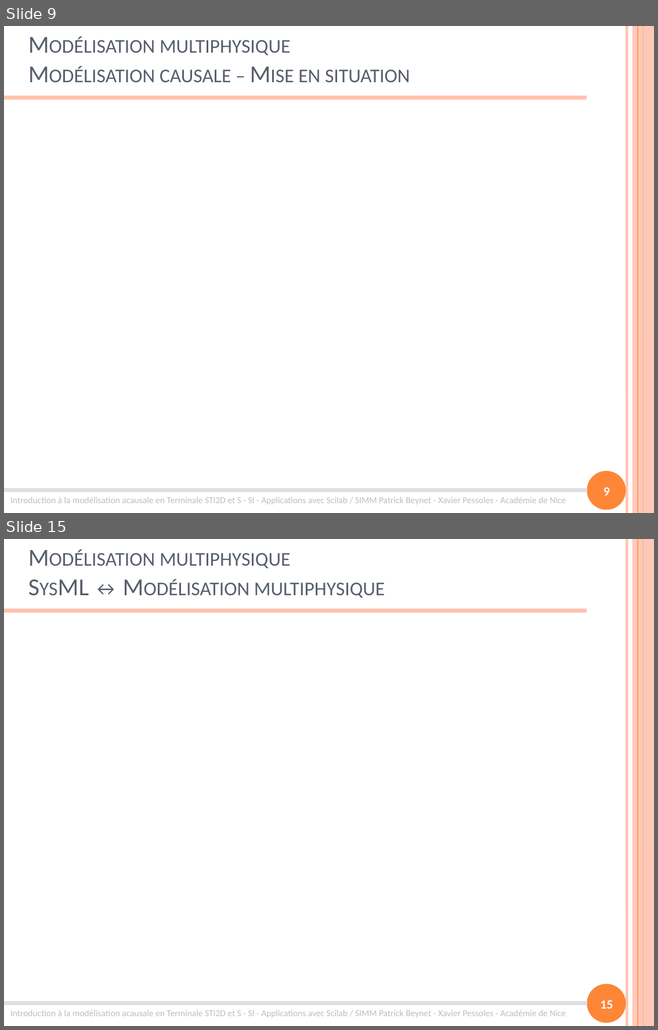
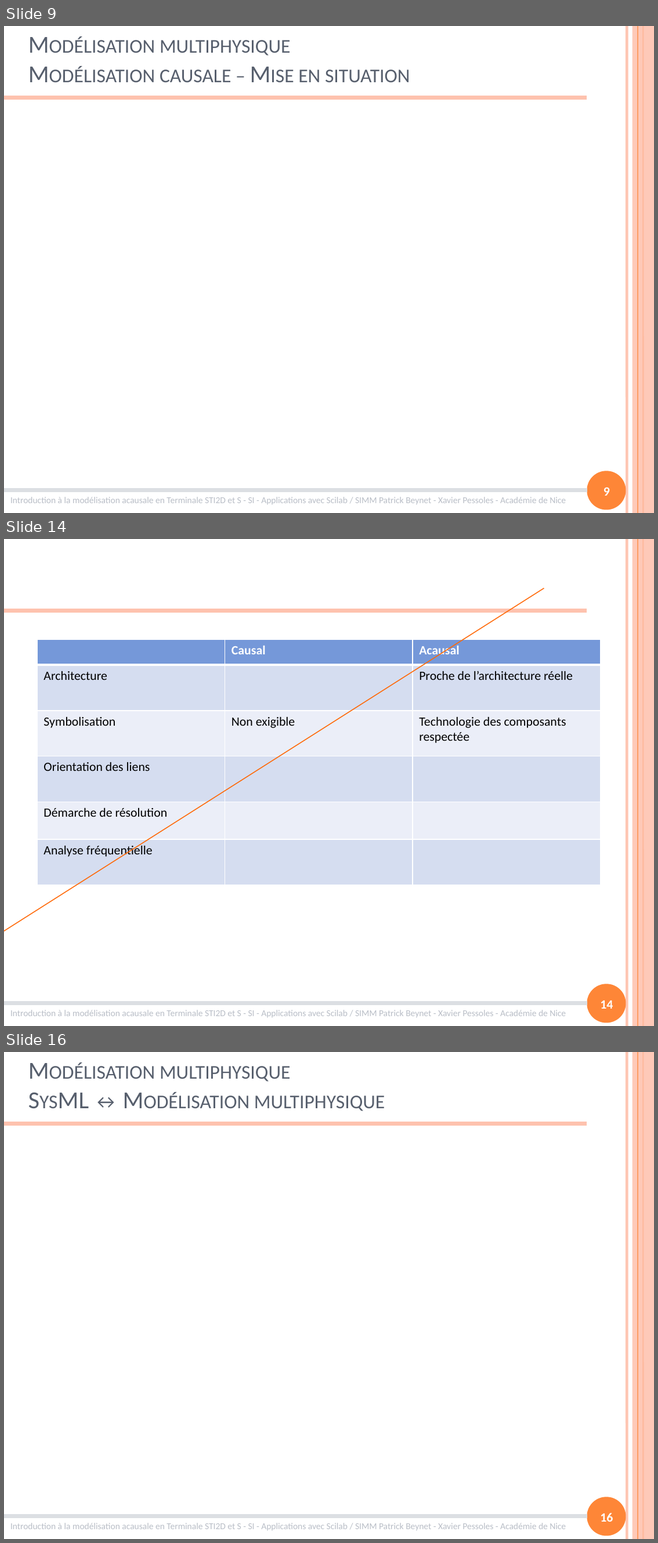
Before and after one commit to xpessoles/Formations, a slide deck: ModelisationMultiphysique/ModelisationMultiphysique.pptx. Shown one above the other, each under a label of ours: slides 9 and 15 before the commit, slides 9, 14 and 16 after it; the slides between them are not shown. The pictures are 658x1030 and 658x1543 pixels, drawn with LibreOffice and Linux fonts; fonts in the diff are those of the drawing; grey boxes stand for pictures. Boxes give left, top, right and bottom in pixels: in the first picture for what was removed or moved away, otherwise in the second. Text is boxed around its words. In the diff, an @@ line names an element or a change of style, - is before the commit and + after.

```diff
--- a/ModelisationMultiphysique/ModelisationMultiphysique.pptx
+++ b/ModelisationMultiphysique/ModelisationMultiphysique.pptx
@@ slide 14 added at [4,539,654,1026], background #FFFFFF; not listed: 8 template elements that a slide beside it also shows @@
@@ line added from (4, 936) to (544, 588), #FF6B0A 1 pt @@
@@ table added at [37,640,600,886], 6 rows, 3 columns @@
+ | Causal | Acausal
+Architecture |  | Proche de l’architecture réelle
+Symbolisation | Non exigible | Technologie des composants respectée
+Orientation des liens |  | 
+Démarche de résolution |  | 
+Analyse fréquentielle |  | 
@@ page number added at [600,1001,612,1009], 14 pt, text #FFFFFF, bold @@
+14
@@ what was slide 15 is now slide 16 @@
@@ page number at [600,1513,612,1522]: text changed @@
-15
+16
```
Also in this commit, not shown: 5 slides changed, 7 other files.
